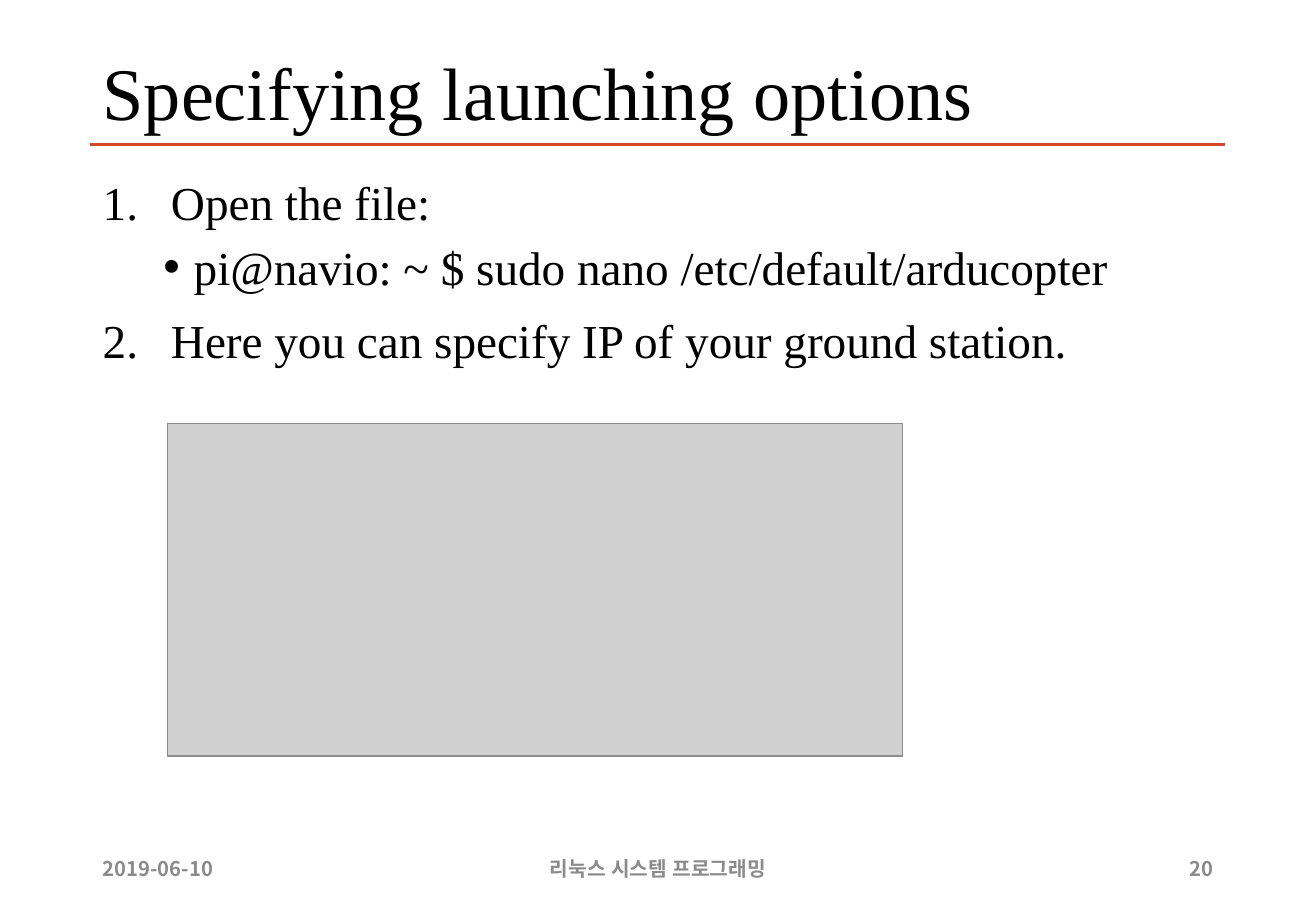
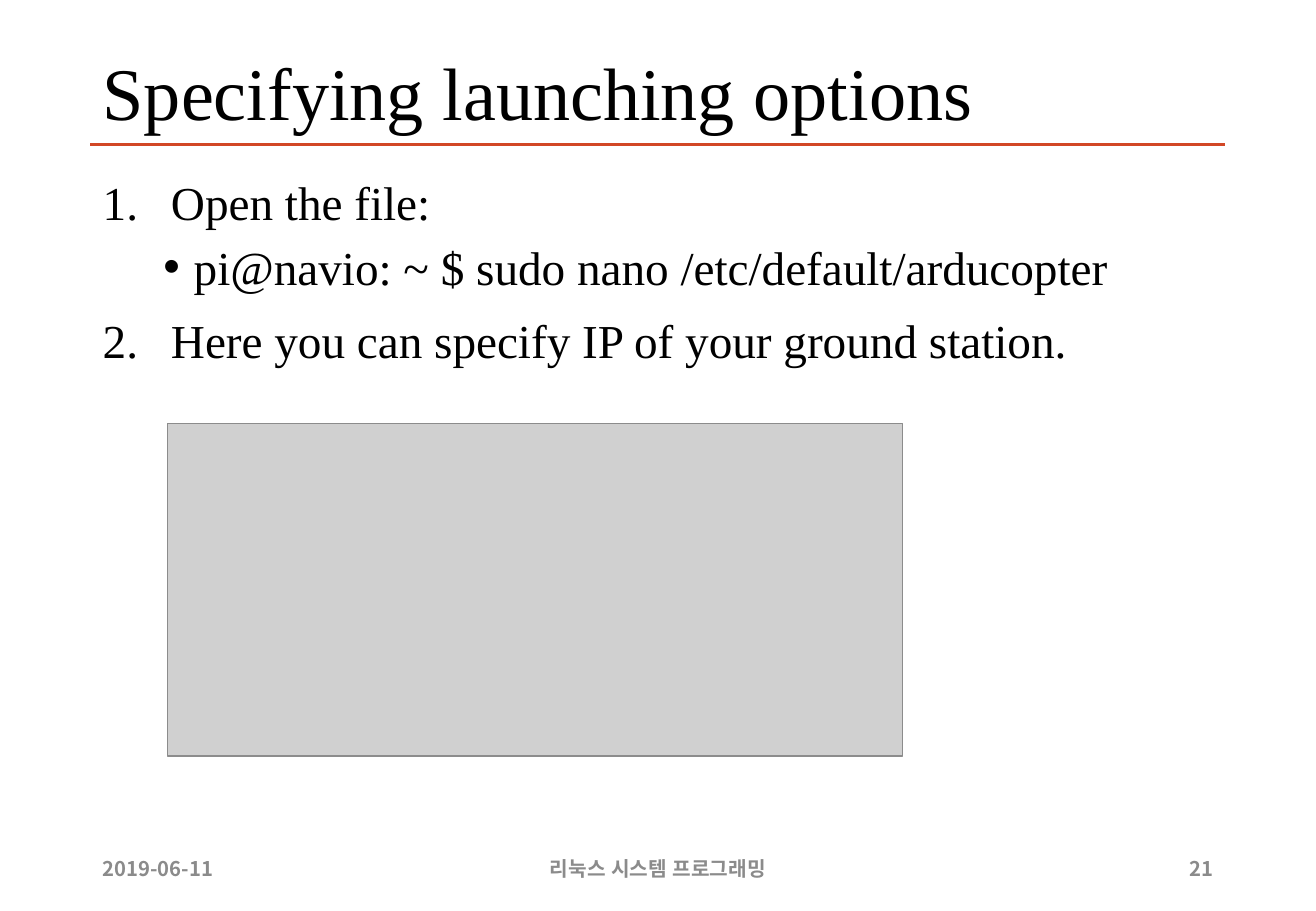
Before and after one commit to sunabove/autopilot_doc, a slide deck: slide 21 of 110 매뉴얼/190609 NAVIO 2 드론 제작 V1.1 (1).pptx (slide 20 before the commit). Drawn at 1316x911 pixels with LibreOffice and Linux fonts; fonts in the diff are those of the drawing; grey boxes stand for pictures. Boxes give left, top, right and bottom in pixels: in the first picture for what was removed or moved away, otherwise in the second. Text is boxed around its words. In the diff, an @@ line names an element or a change of style, - is before the commit and + after.

```diff
--- a/110 매뉴얼/190609 NAVIO 2 드론 제작 V1.1 (1).pptx
+++ b/110 매뉴얼/190609 NAVIO 2 드론 제작 V1.1 (1).pptx
@@ text at [103,861,213,876]: text changed @@
-2019-06-10
+2019-06-11
@@ page number at [1189,861,1213,876]: text changed @@
-20
+21
```
Also in this commit, not shown: 20 other slides changed, 1 slide added, 2 other files.
